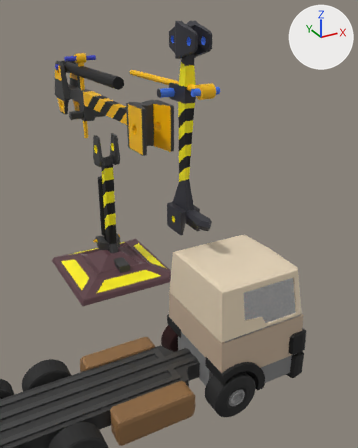
Two versions of the glTF model BasicSht/TutorialSht/ClawScene02.glb, one commit apart.
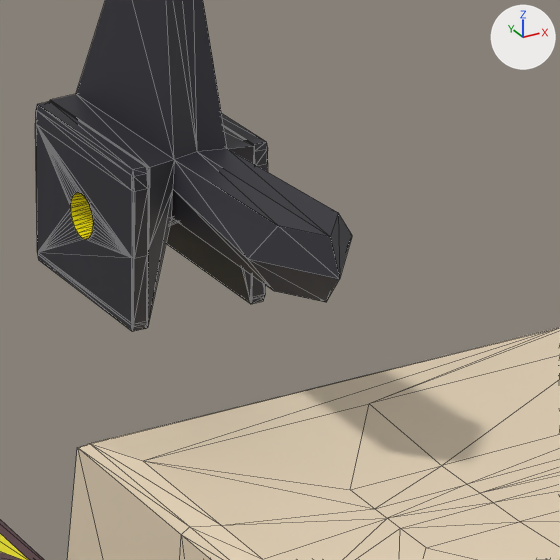
Each version appears first from a 50 mm camera at (-206.8, -561.8, 325.5) aimed at (-14.6, -212.3, 150.8), and next in a close-up on the part from 45% to 67% of the width and 42% to 60% of the height. Lighting does not change. The marker at upper right points along +X, +Y and +Z. The close-ups show mesh edges as thin lines. Where no turn or scale is listed for an object, it has been applied to the vertices. Vertices at the same position are counted once.

The scene before the commit, as lines of its bpy script (objects in view):
```python
me_cube_001 = bpy.data.meshes.new('Cube.001')
me_cube_001.from_pydata(...)  # 68 vertices, 132 faces; spans x -65.0..65.0, y -65.0..65.0, z -8.1..21.1
me_cube_001.materials.append(mat_material)  # picture img_general01
me_cube_002 = bpy.data.meshes.new('Cube.002')
me_cube_002.from_pydata(...)  # 773 vertices, 1566 faces; spans x -18.0..18.0, y -46.0..16.0, z -93.0..87.0
me_cube_002.materials.append(mat_material)  # picture img_general01
me_cube_005 = bpy.data.meshes.new('Cube.005')
me_cube_005.from_pydata(...)  # 250 vertices, 508 faces; spans x -73.1..14.0, y -45.0..45.0, z -13.0..33.6
me_cube_005.materials.append(mat_material_014)  # beige #e7d5b9
ob_base = bpy.data.objects.new('base', me_cube_001)
ob_base.location = (-1.2, -4.6, 8.6)
ob_body_002 = bpy.data.objects.new('Body.002', me_cube_005)
ob_body_002.location = (53.3, -248.1, 91.7)
ob_cube_001 = bpy.data.objects.new('Cube.001', me_cube_002)
ob_cube_001.location = (0.6, -192.7, 228.2)
```
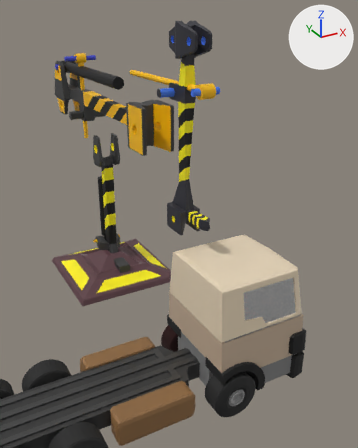
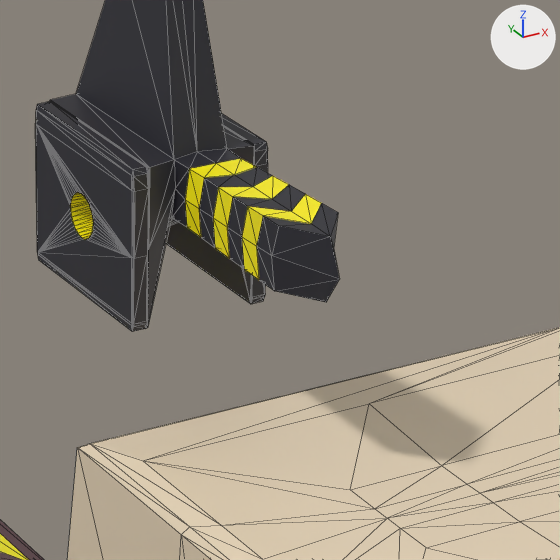
Where the change shows, as pixel boxes (x1, y1, x2, y2) in the close-ups (560 x 560 px):
```json
{"object": "Cube.001", "change": "reshaped", "before": [35, 0, 352, 332], "after": [35, 0, 339, 332]}
{"part": 1, "of": "me_cube_002", "change": "built on", "before": [172, 149, 352, 302], "after": [172, 149, 339, 302]}
```

Edits to the scene script, one JSON object a line:
```json
{"block": "me_cube_002", "where": "# used by ob_cube_001; location = (0.6, -192.7, 228.2)"}
{"op": "remove", "block": "me_cube_002", "code": "me_cube_002.from_pydata(...)  # 773 vertices, 1566 faces; spans x -18.0..18.0, y -46.0..16.0, z -93.0..87.0"}
{"op": "add", "block": "me_cube_002", "code": "me_cube_002.from_pydata(...)  # 821 vertices, 1662 faces; spans x -18.0..18.0, y -46.0..16.0, z -93.0..87.0"}
{"block": "me_cube_002", "change": "me_cube_002 part 1"}
{"block": "me_cube_002", "change": "2 vertices are removed from x -7.0..7.0, y -37.0, z -73.0"}
{"block": "me_cube_002", "change": "24 faces are deleted"}
{"block": "me_cube_002", "change": "39 vertices are added at x -4.0..5.0, y -40.0..-16.0, z -78.0..-69.0"}
{"block": "me_cube_002", "change": "5 new vertices lie (0.0, -4.0, 0.0) away from vertices in x -4.0..4.0, y -17.0..-16.0, z -78.0..-70.0"}
{"block": "me_cube_002", "change": "6 new vertices lie (0.0, 4.0, 0.0) away from vertices in x -4.0..5.0, y -34.0..-21.0, z -78.0..-70.0"}
{"block": "me_cube_002", "change": "120 new faces join them"}
```
